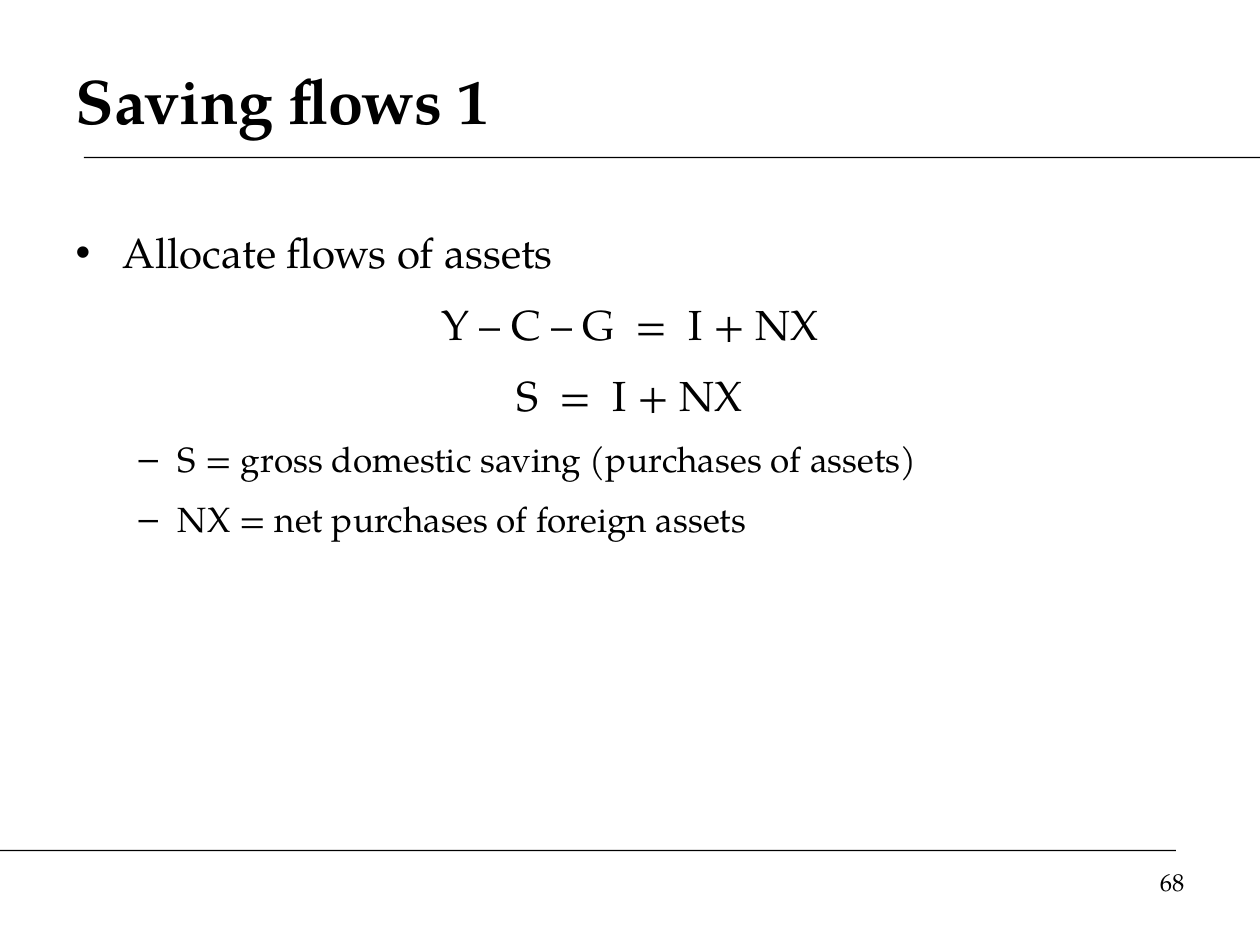
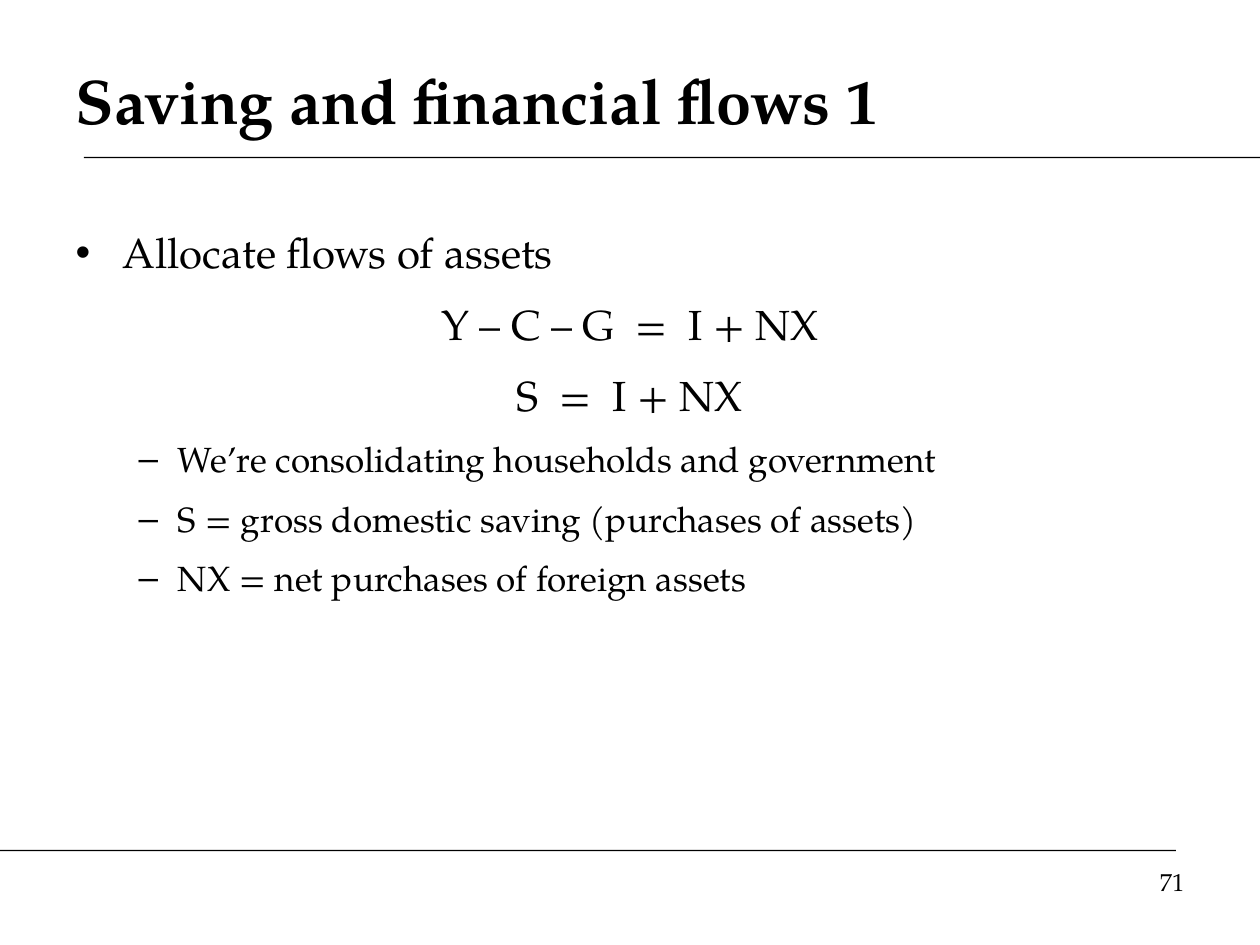
Before and after one commit to DaveBackus/Global_Economy, a slide deck: slide 71 of Slides/slides_intro_f14.pptx (slide 68 before the commit). Drawn at 1260x945 pixels with LibreOffice and Linux fonts; fonts in the diff are those of the drawing. Boxes give left, top, right and bottom in pixels: in the first picture for what was removed or moved away, otherwise in the second. Text is boxed around its words. In the diff, an @@ line names an element or a change of style, - is before the commit and + after.

```diff
--- a/Slides/slides_intro_f14.pptx
+++ b/Slides/slides_intro_f14.pptx
@@ title at (x1=76, y1=78, x2=878, y2=141): text changed @@
-Saving flows 1
+Saving and financial flows 1
@@ text at (x1=178, y1=446, x2=936, y2=482): paragraph added @@
+  – We’re consolidating households and government
@@ page number at (x1=1160, y1=874, x2=1185, y2=891): text changed @@
-68
+71
```
Also in this commit, not shown: 8 other slides changed, 3 slides added, 1 slide removed, 8 other files.
